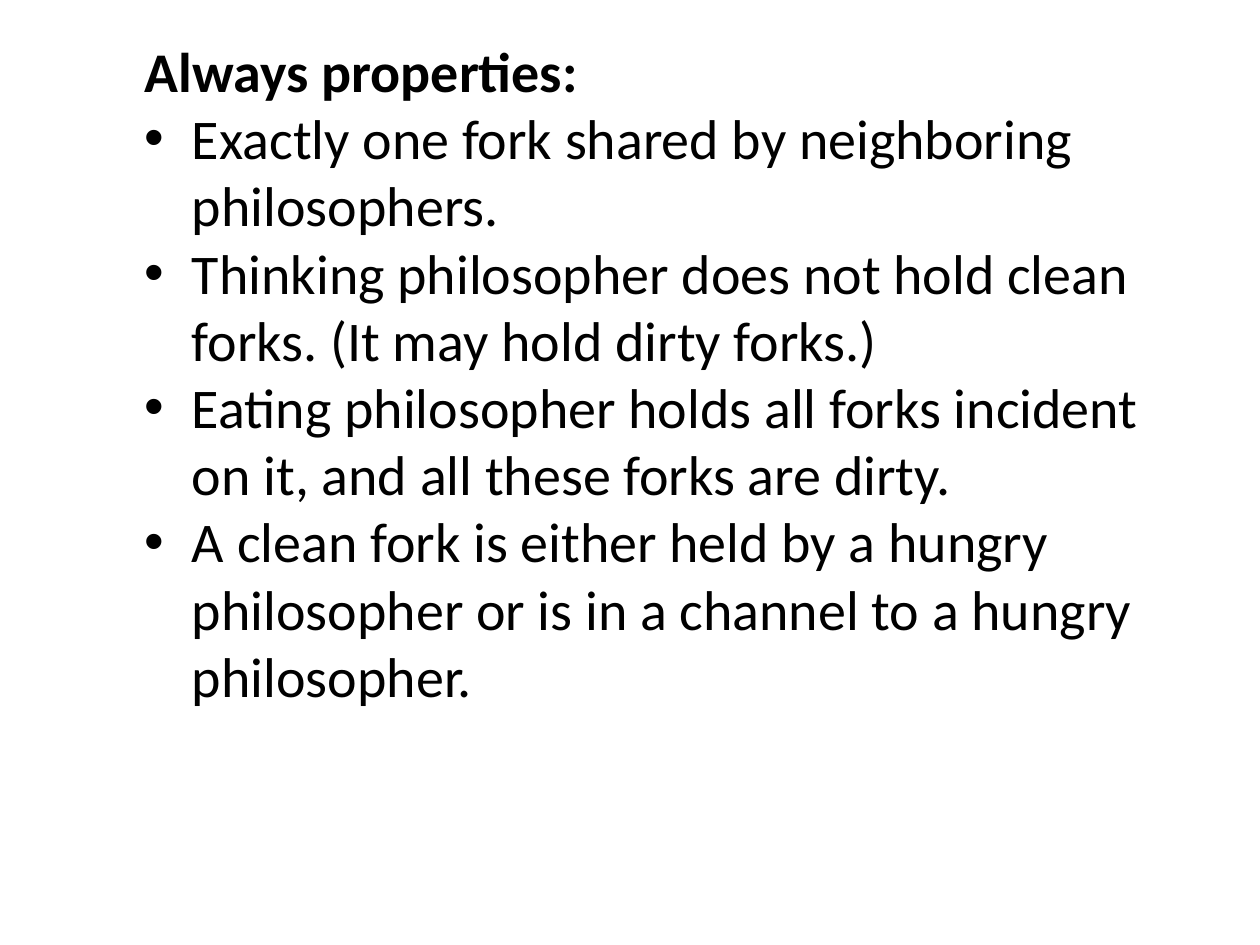
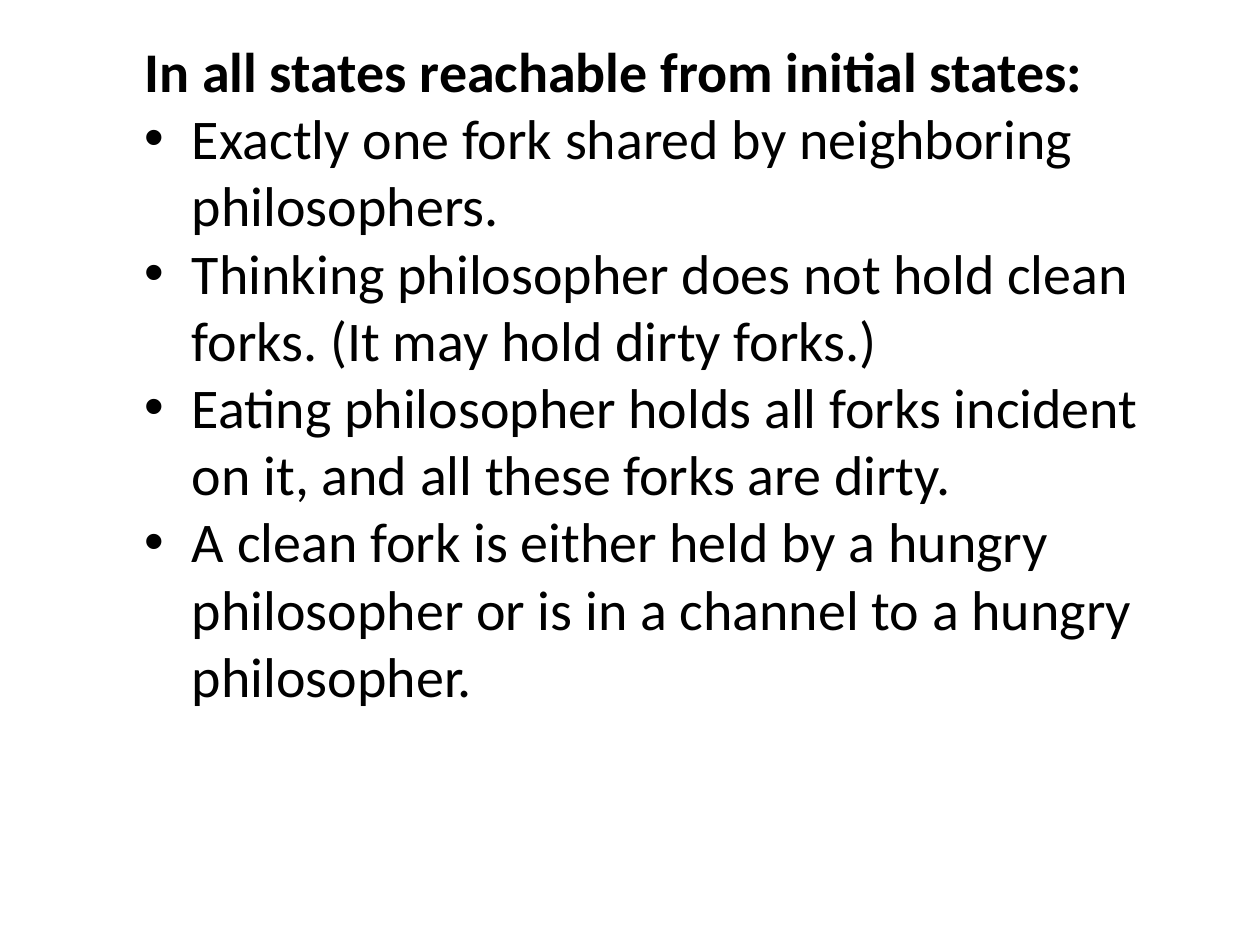
Before and after one commit to kmchandy/kmchandy.github.io, a slide deck: slide 20 of DiningPhilosophers/DiningPhilosophers.pptx (slide 17 before the commit). Drawn at 1260x945 pixels with LibreOffice and Linux fonts; fonts in the diff are those of the drawing. Boxes give left, top, right and bottom in pixels: in the first picture for what was removed or moved away, otherwise in the second. Text is boxed around its words. In the diff, an @@ line names an element or a change of style, - is before the commit and + after.

```diff
--- a/DiningPhilosophers/DiningPhilosophers.pptx
+++ b/DiningPhilosophers/DiningPhilosophers.pptx
@@ text at (145,52,1082,93): text changed @@
-Always properties:
+In all states reachable from initial states:
```
Also in this commit, not shown: 11 other slides changed, 3 slides added, 6 slides removed, 29 other files.
